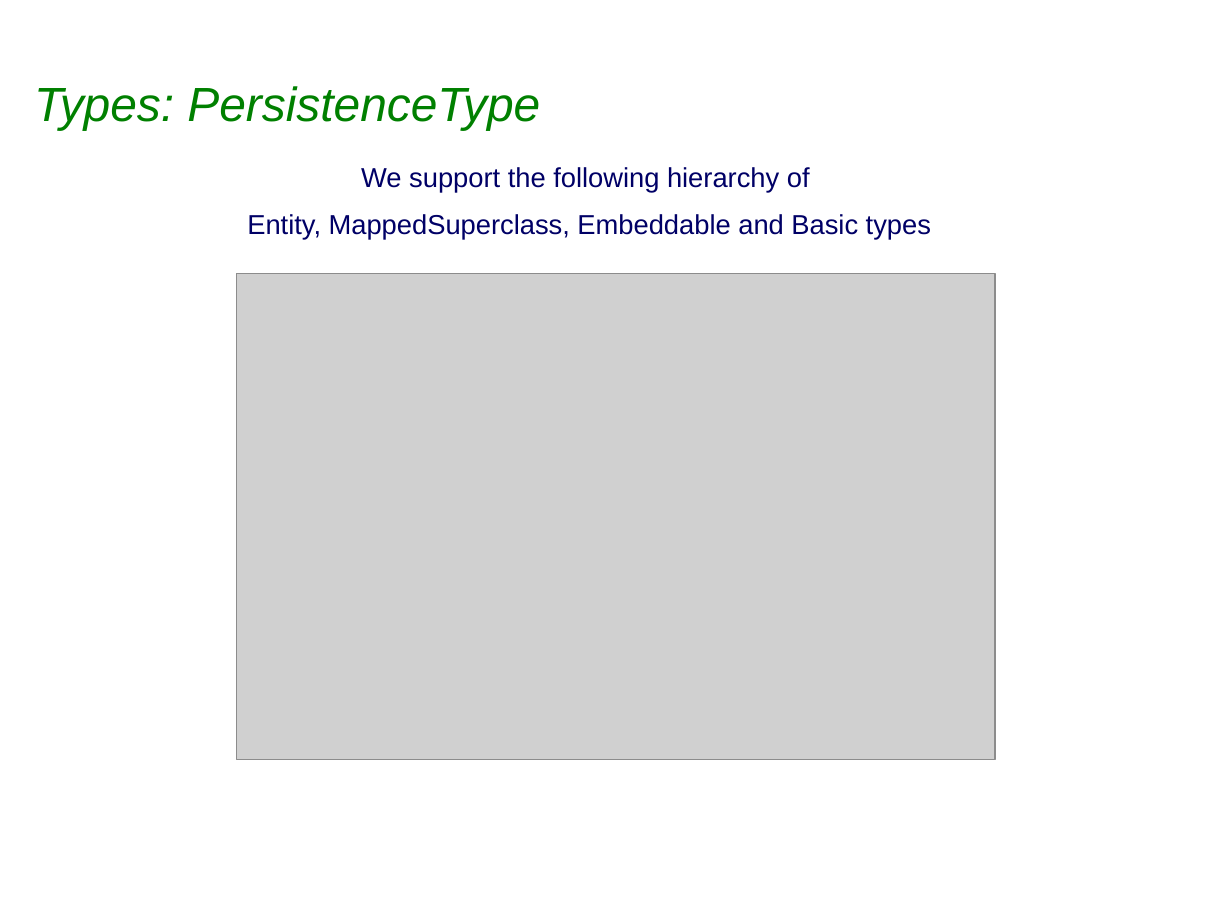
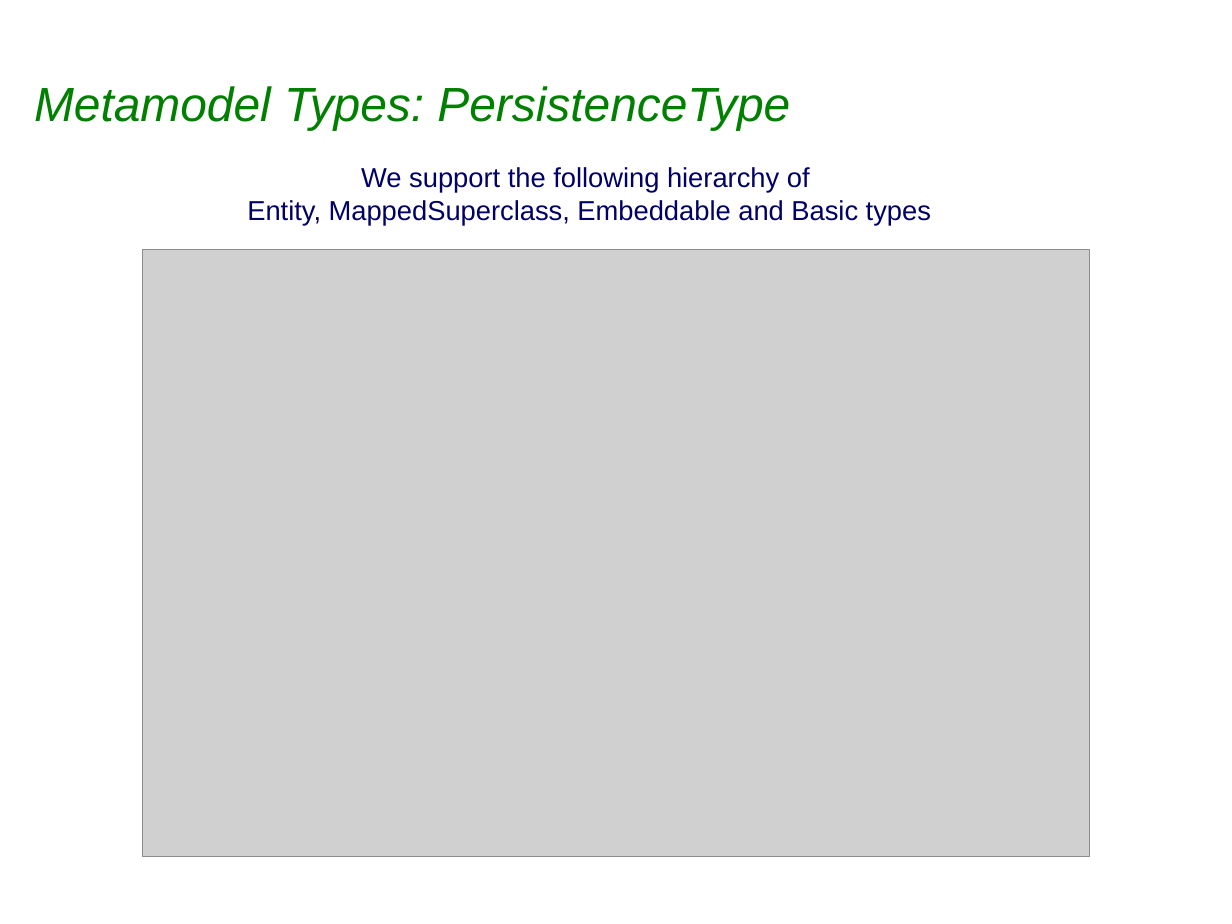
Before and after one commit to sabineheider/incubator, a slide deck: slide 8 of summit-2010/EclipseLink_JPA2_Metamodel.ppt. Drawn at 1232x924 pixels with LibreOffice and Linux fonts; fonts in the diff are those of the drawing; grey boxes stand for pictures; background and template pictures are left out. Boxes give left, top, right and bottom in pixels: in the first picture for what was removed or moved away, otherwise in the second. Text is boxed around its words. In the diff, an @@ line names an element or a change of style, - is before the commit and + after.

Commit message:
312854: EclipseLink Summit 2010 : Metamodel API PPT initial rough draft submission 2 http://wiki.eclipse.org/EclipseLink/Development/Summit/Topics#JPA_2.0 - I will be updating this PPT over the next 24 hours with a couple more versions as the demo is worked out

```diff
--- a/summit-2010/EclipseLink_JPA2_Metamodel.ppt
+++ b/summit-2010/EclipseLink_JPA2_Metamodel.ppt
@@ title at box(34, 86, 790, 130): text changed @@
-Types: PersistenceType
+Metamodel Types: PersistenceType
@@ text at box(247, 167, 931, 226): text changed @@
-We support the following hierarchy of
-Entity, MappedSuperclass, Embeddable and Basic types
+We support the following hierarchy of
+Entity, MappedSuperclass, Embeddable and Basic types
@@ picture: place and size @@
-picture at box(237, 274, 995, 760)
+picture at box(143, 250, 1090, 857)
```
Also in this commit, not shown: 5 other slides changed, 3 slides added.
